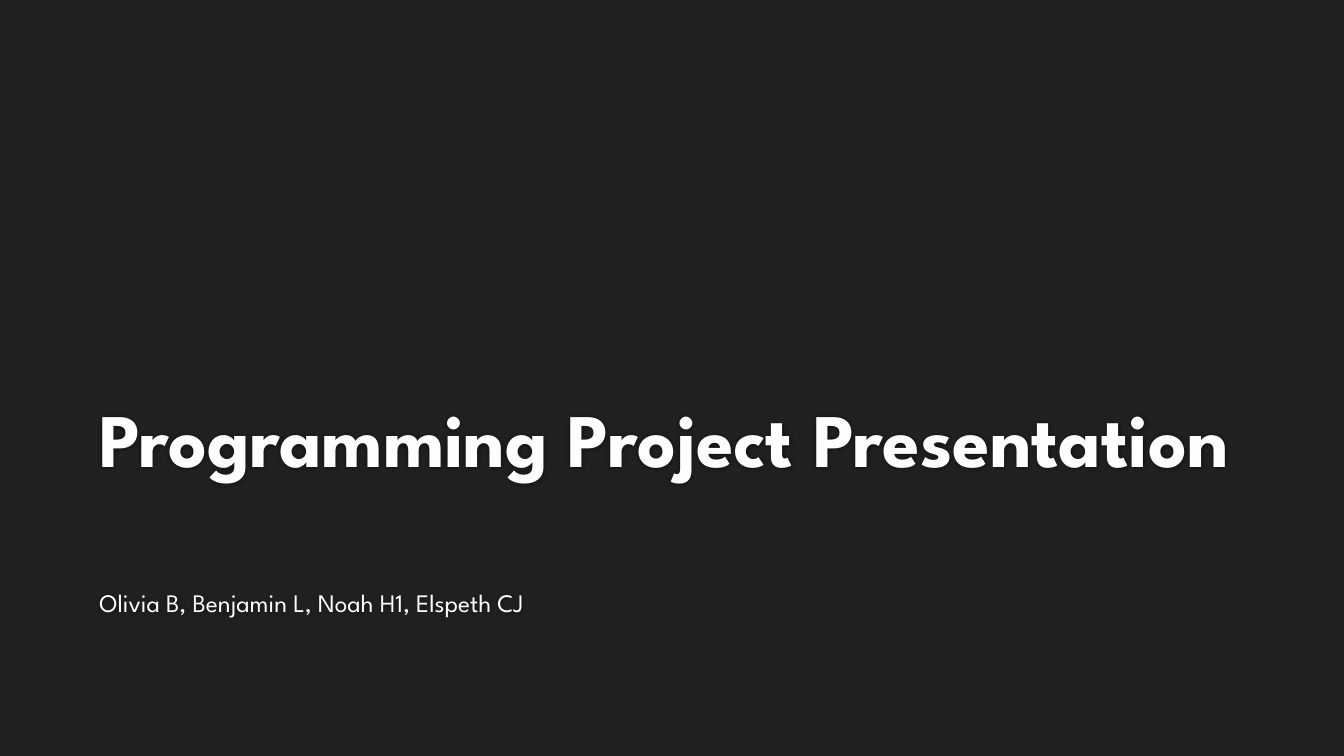
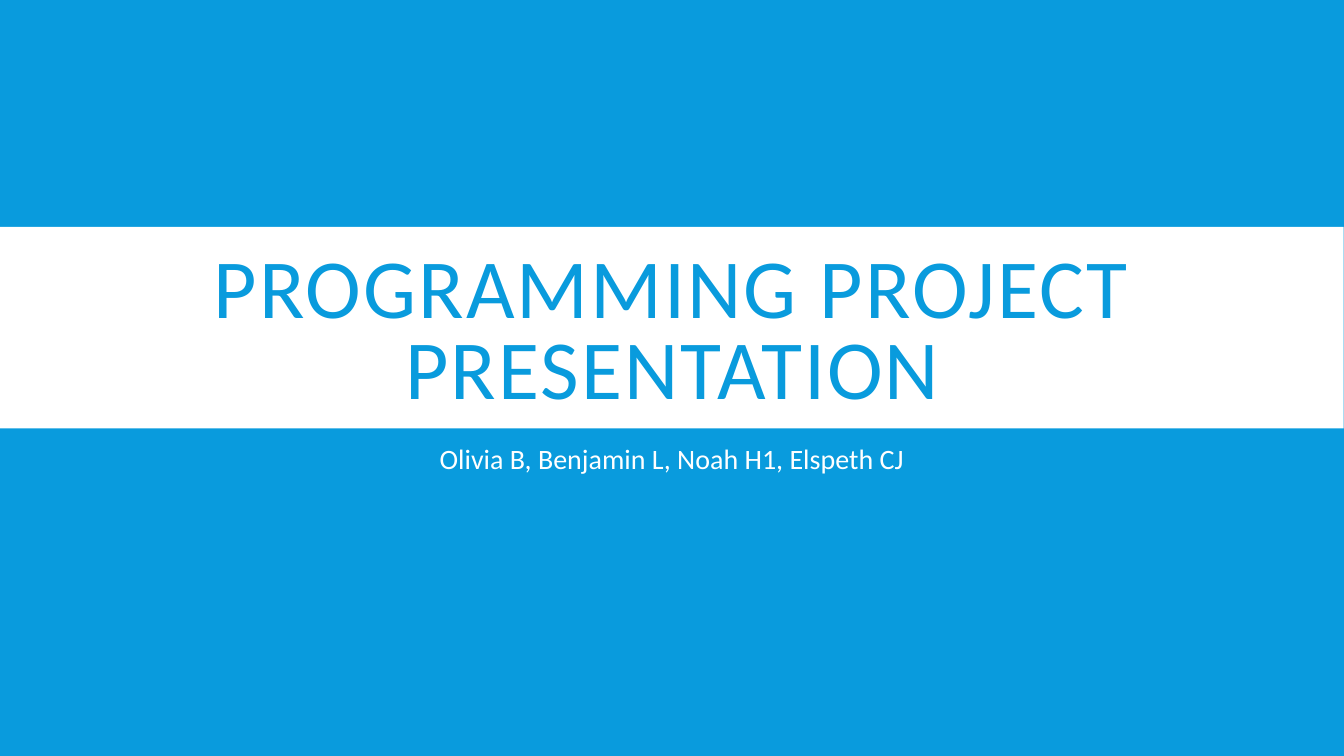
Before and after one commit to LittleDinoCake/CF-Project, a slide deck: slide 1 of Presentation.pptx. Drawn at 1344x756 pixels with LibreOffice and Linux fonts; fonts in the diff are those of the drawing; background and template pictures are left out. Boxes give left, top, right and bottom in pixels: in the first picture for what was removed or moved away, otherwise in the second. Text is boxed around its words. In the diff, an @@ line names an element or a change of style, - is before the commit and + after.

Commit message:
Update

```diff
--- a/Presentation.pptx
+++ b/Presentation.pptx
@@ background #212121 to #099BDD @@
@@ rectangle added at box(0, 227, 1344, 429), fill #FFFFFF @@
@@ title "PROGRAMMING PROJECT PRESENTATION" at box(214, 263, 1128, 400): vertical alignment bottom to middle @@
@@ title at box(214, 263, 1128, 400): text changed; size 54 to 60 pt; font League Spartan to Calibri; text colour #FEFEFE to #099BDD; bold off @@
-Programming Project Presentation
+PROGRAMMING PROJECT PRESENTATION
@@ subtitle "Olivia B, Benjamin L, Noah ...": place and size @@
-subtitle "Olivia B, Benjamin L, Noah ..." at box(99, 594, 523, 618)
+subtitle "Olivia B, Benjamin L, Noah ..." at box(440, 449, 904, 474)
@@ subtitle "Olivia B, Benjamin L, Noah ..." at box(440, 449, 904, 474): size 18 to 20 pt, font League Spartan to Calibri; alignment left to centre; line spacing 1 to 0.9; more space between paragraphs @@
```
Also in this commit, not shown: 11 other slides changed, 4 slides added, 2 slides removed.
